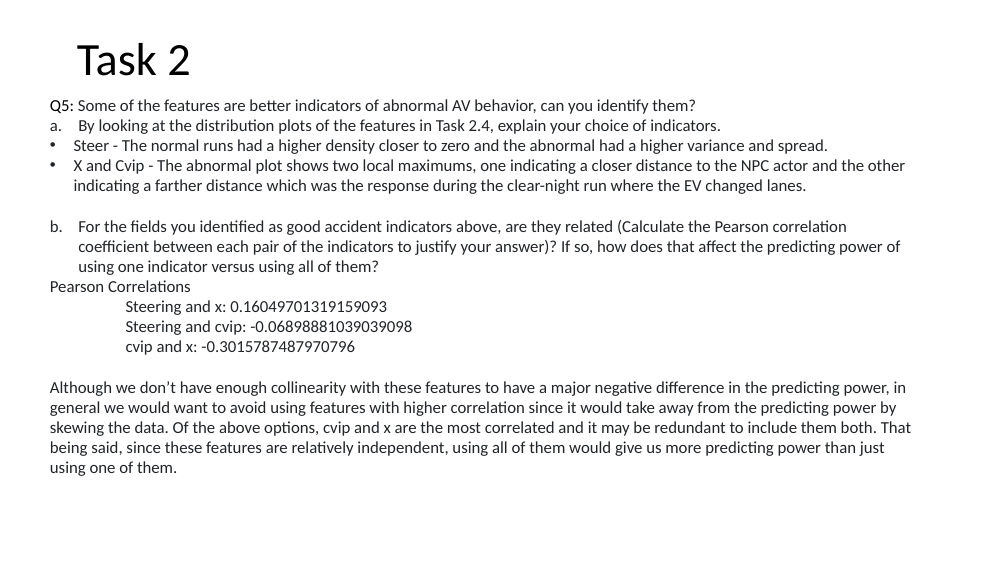
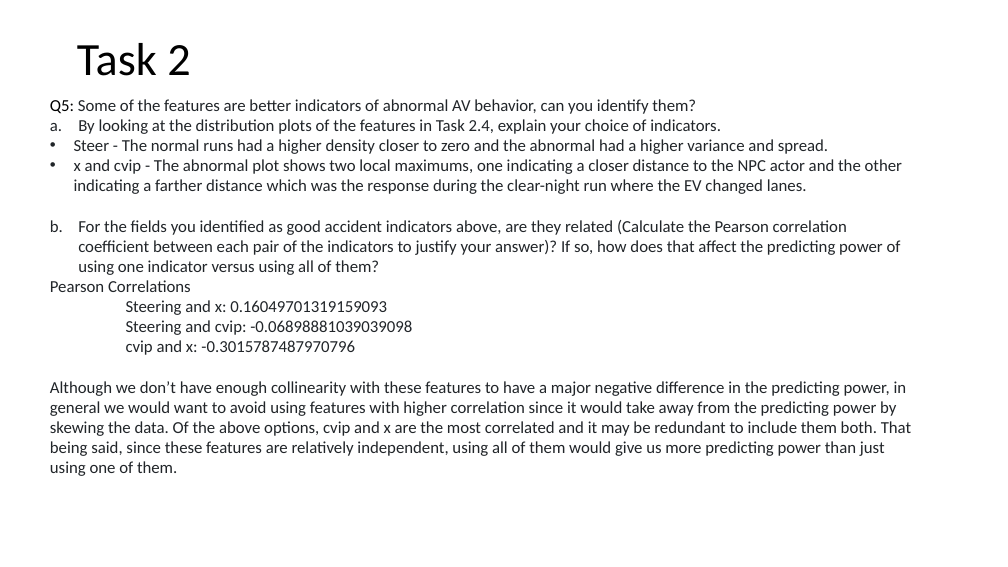
Before and after one commit to mrojaspell/MP1, a slide deck: slide 23 of mp1_powerpoint.pptx. Drawn at 1008x567 pixels with LibreOffice and Linux fonts; fonts in the diff are those of the drawing. Boxes give left, top, right and bottom in pixels: in the first picture for what was removed or moved away, otherwise in the second. Text is boxed around its words. In the diff, an @@ line names an element or a change of style, - is before the commit and + after.

```diff
--- a/mp1_powerpoint.pptx
+++ b/mp1_powerpoint.pptx
@@ text at bbox=[74, 159, 902, 194]: text changed @@
-• X and Cvip - The abnormal plot shows two local maximums, one indicating a closer distance to the NPC actor and the other indicating a farther distance which was the response during the clear-night run where the EV changed lanes.
+• x and cvip - The abnormal plot shows two local maximums, one indicating a closer distance to the NPC actor and the other indicating a farther distance which was the response during the clear-night run where the EV changed lanes.
```
Also in this commit, not shown: 2 other slides changed, 2 other files.
